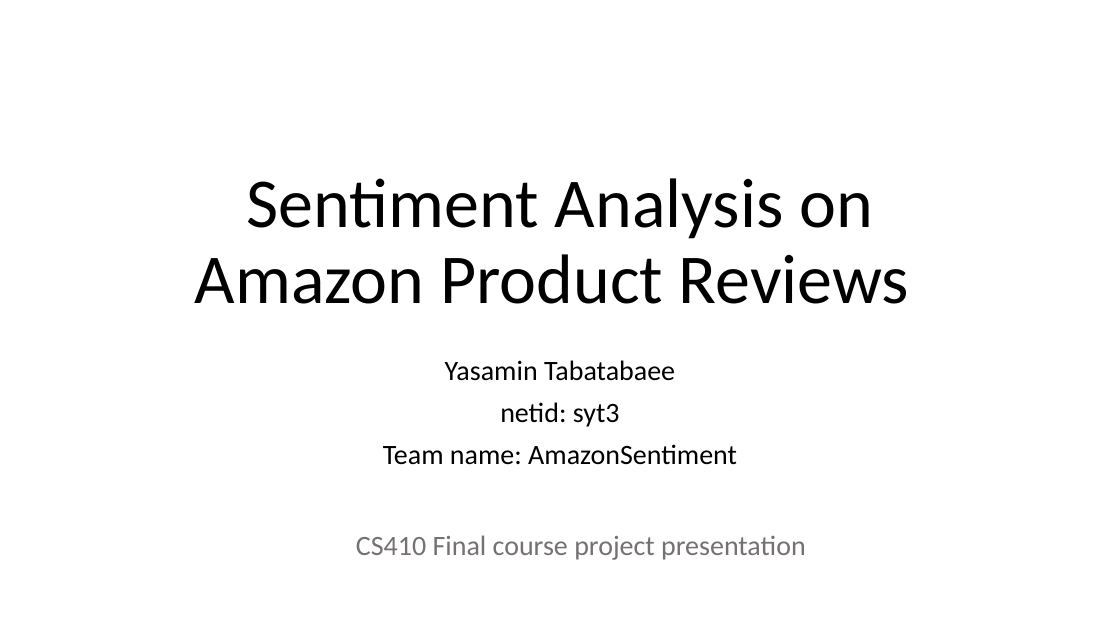
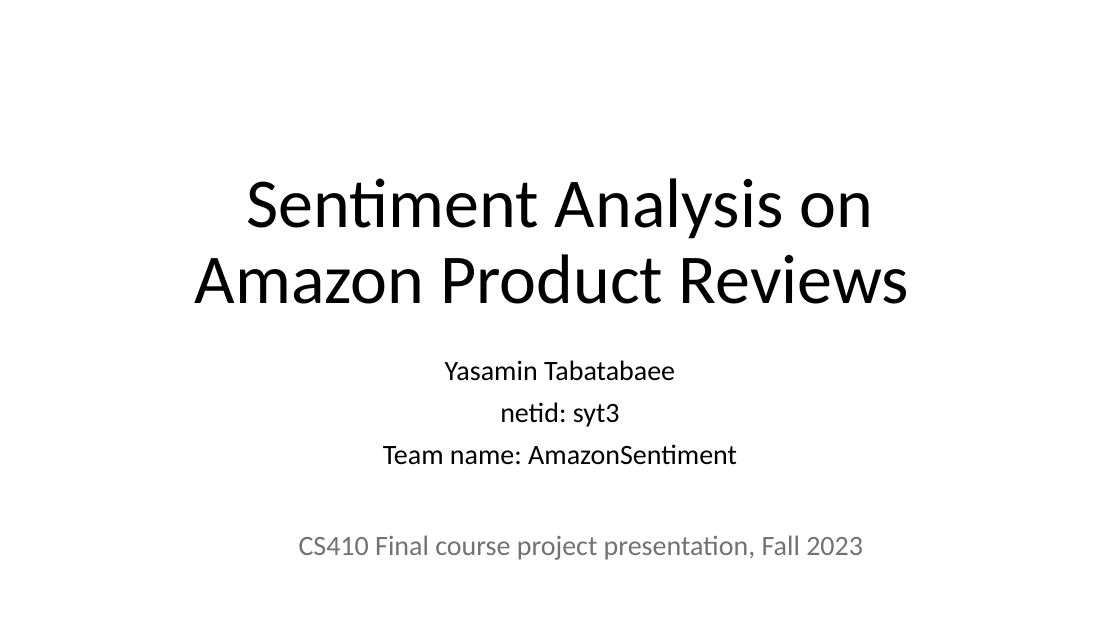
Before and after one commit to ytabatabaee/AmazonSentiment, a slide deck: slide 1 of final_presentation.pptx. Drawn at 1120x630 pixels with LibreOffice and Linux fonts; fonts in the diff are those of the drawing. Boxes give left, top, right and bottom in pixels: in the first picture for what was removed or moved away, otherwise in the second. Text is boxed around its words. In the diff, an @@ line names an element or a change of style, - is before the commit and + after.

```diff
--- a/final_presentation.pptx
+++ b/final_presentation.pptx
@@ text at box(299, 535, 863, 560): text changed @@
-CS410 Final course project presentation
+CS410 Final course project presentation, Fall 2023
```
Also in this commit, not shown: 3 other slides changed, 1 slide added, 2 other files.
